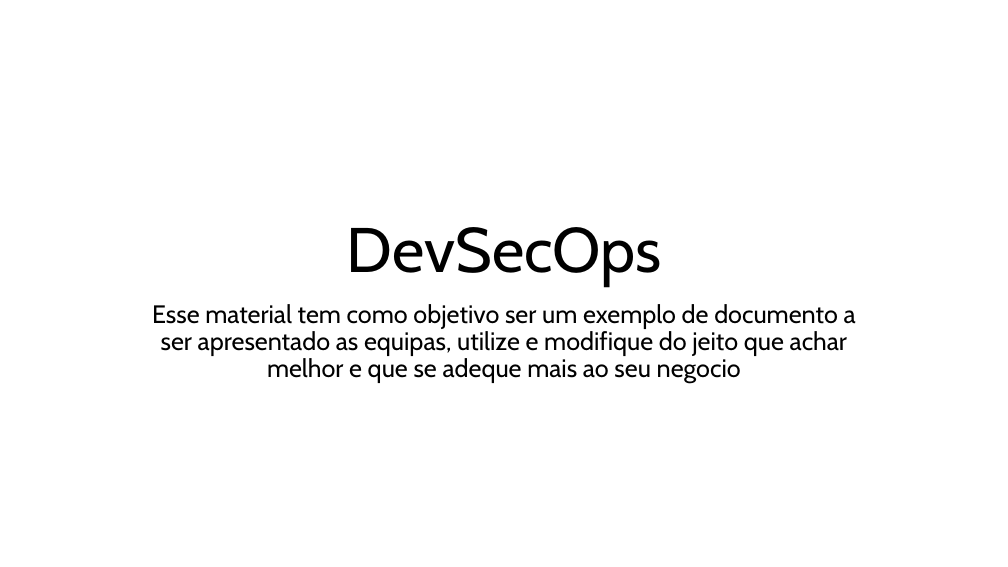
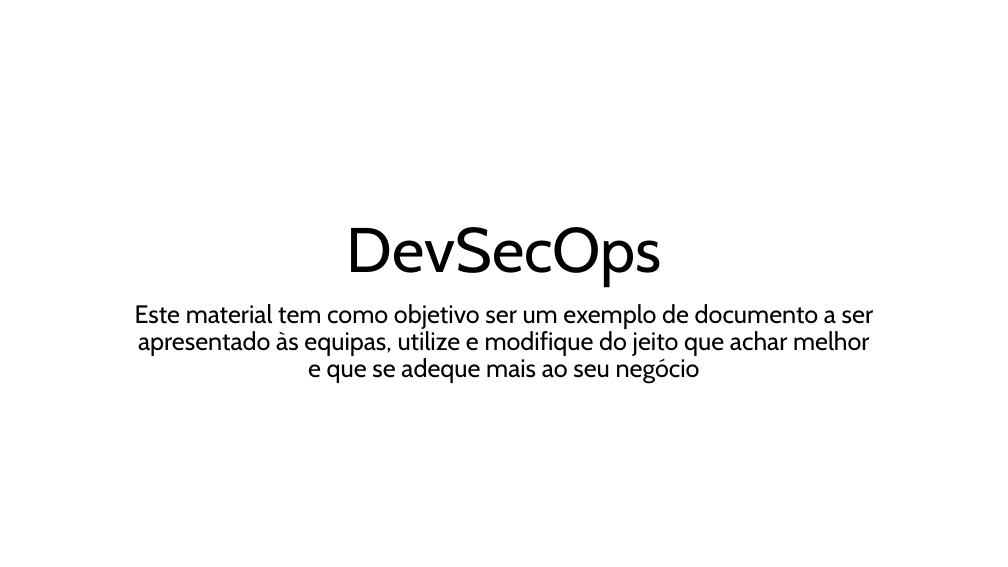
Before and after one commit to raqsilva8/pme-devsecops-toolkit, a slide deck: slide 1 of Material_de_Treino/DevSecOps_tecnico.pptx. Drawn at 1008x567 pixels with LibreOffice and Linux fonts; fonts in the diff are those of the drawing. Boxes give left, top, right and bottom in pixels: in the first picture for what was removed or moved away, otherwise in the second. Text is boxed around its words. In the diff, an @@ line names an element or a change of style, - is before the commit and + after.

```diff
--- a/Material_de_Treino/DevSecOps_tecnico.pptx
+++ b/Material_de_Treino/DevSecOps_tecnico.pptx
@@ subtitle at box(135, 304, 873, 383): text changed @@
-Esse material tem como objetivo ser um exemplo de documento a ser apresentado as equipas, utilize e modifique do jeito que achar melhor e que se adeque mais ao seu negocio
+Este material tem como objetivo ser um exemplo de documento a ser apresentado às equipas, utilize e modifique do jeito que achar melhor e que se adeque mais ao seu negócio
```
Also in this commit, not shown: 13 other slides changed, 1 other file.
